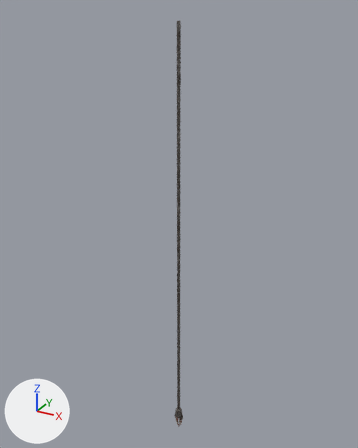
The Blender file blender projects/knife.blend, before and after one commit.
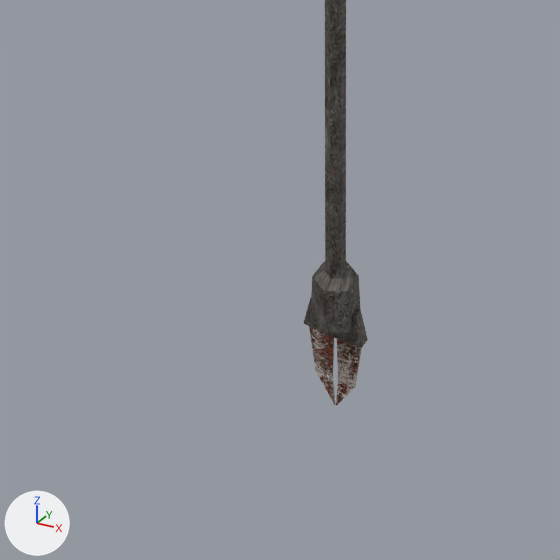
There are two pictures of each version: one whole from a 50 mm lens placed at (2.057, -3.733, 4.395), pointed at (-0.065, 0.124, 2.467), one close up on the part from 37% to 58% of the width and 83% to 100% of the height. The lights are fixed; the arrows at lower left show +X, +Y and +Z. The older version's two pictures come first.

Objects in the first close-up: 'dropper', 'knife L', 'knife R'.
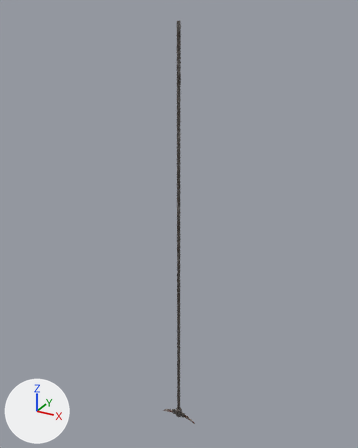
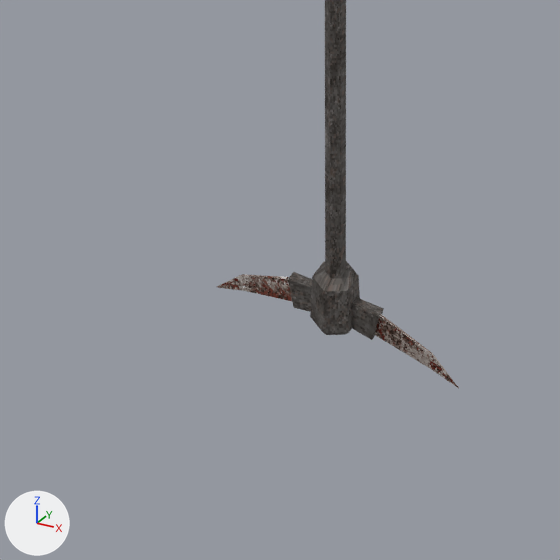
Commit message: knife in godot

Where the newer file only moved an object's origin or applied its transform, the numbers keep the older frame.

What changed in the scene script:
```text
Change me_cube_001:
    used by ob_knife_l; parent = ob_dropper; location = (-0.0163, 0.0, 0.211); rotation_euler = (0.0, -1.518, 0.0), in degrees (0, -87, 0); scale = (0.0507, 0.00929, 0.0234)
    remove me_cube_001.from_pydata(...)  # 17 vertices, 17 faces; spans x -4.08..0.0, y -1.0..1.0, z -1.14..1.36
    add me_cube_001.from_pydata(...)  # 17 vertices, 17 faces; spans x -1.52..0.45, y -1.0..1.0, z -0.25..8.3
    me_cube_001 part 1
    me_cube_001.vertices[0].co: (-1.13, -0.25, -0.68) -> (-0.58, -0.25, 2.2)
    me_cube_001.vertices[1].co: (-1.13, -0.25, 1.15) -> (0.23, -0.25, 2.65)
    me_cube_001.vertices[2].co: (-1.13, 0.25, -0.68) -> (-0.58, 0.25, 2.2)
    me_cube_001.vertices[3].co: (-1.13, 0.25, 1.15) -> (0.23, 0.25, 2.65)
    me_cube_001.vertices[4].co: (0.0, -0.75, -1.0) -> (-0.45, -0.75, -0.25)
    me_cube_001.vertices[5].co: (0.0, -0.75, 1.0) -> (0.45, -0.75, 0.25)  # pixel (310, 297) -> not seen
    me_cube_001.vertices[6].co: (0.0, 0.75, -1.0) -> (-0.45, 0.75, -0.25)
    me_cube_001.vertices[7].co: (0.0, 0.75, 1.0) -> (0.45, 0.75, 0.25)
    me_cube_001.vertices[8].co: (-1.13, 1.0, -0.9) -> (-0.68, 1.0, 2.14)
    me_cube_001.vertices[9].co: (-1.13, -1.0, -0.9) -> (-0.68, -1.0, 2.14)  # pixel (333, 337) -> pixel (293, 307)
    me_cube_001.vertices[10].co: (-1.13, -1.0, 1.36) -> (0.33, -1.0, 2.7)  # pixel (303, 323) -> pixel (287, 279)
    me_cube_001.vertices[11].co: (-1.13, 1.0, 1.36) -> (0.33, 1.0, 2.7)  # not seen -> pixel (293, 271)
    me_cube_001.vertices[12].co: (-2.98, 0.15, -0.82) -> (-1.1, 0.15, 6.06)  # pixel (333, 377) -> not seen
    me_cube_001.vertices[13].co: (-2.98, -0.15, -0.82) -> (-1.1, -0.15, 6.06)  # pixel (332, 378) -> pixel (244, 290)
    me_cube_001.vertices[14].co: (-2.98, -0.15, 0.43) -> (-0.54, -0.15, 6.37)  # pixel (315, 370) -> pixel (240, 275)
    me_cube_001.vertices[15].co: (-2.98, 0.15, 0.43) -> (-0.54, 0.15, 6.37)  # pixel (316, 369) -> pixel (241, 274)
    me_cube_001.vertices[16].co: (-4.08, 0.0, -1.14) -> (-1.52, 0.0, 8.3)  # pixel (335, 406) -> pixel (215, 287)
Change me_cube_002:
    used by ob_knife_r; parent = ob_dropper; location = (0.0163, 0.0, 0.211); rotation_euler = (0.0, 1.518, 0.0), in degrees (0, 87, 0); scale = (0.0507, 0.00929, 0.0234)
    remove me_cube_002.from_pydata(...)  # 17 vertices, 17 faces; spans x 0.0..4.08, y -1.0..1.0, z -1.14..1.36
    add me_cube_002.from_pydata(...)  # 17 vertices, 17 faces; spans x -0.45..1.52, y -1.0..1.0, z -0.25..8.3
    me_cube_002 part 2
    me_cube_002.vertices[0].co: (1.13, -0.25, -0.68) -> (0.58, -0.25, 2.2)  # not seen -> pixel (374, 334)
    me_cube_002.vertices[1].co: (1.13, -0.25, 1.15) -> (-0.23, -0.25, 2.65)  # not seen -> pixel (379, 315)
    me_cube_002.vertices[2].co: (1.13, 0.25, -0.68) -> (0.58, 0.25, 2.2)
    me_cube_002.vertices[3].co: (1.13, 0.25, 1.15) -> (-0.23, 0.25, 2.65)  # not seen -> pixel (381, 313)
    me_cube_002.vertices[4].co: (0.0, -0.75, -1.0) -> (0.45, -0.75, -0.25)
    me_cube_002.vertices[5].co: (0.0, -0.75, 1.0) -> (-0.45, -0.75, 0.25)  # pixel (356, 315) -> not seen
    me_cube_002.vertices[6].co: (0.0, 0.75, -1.0) -> (0.45, 0.75, -0.25)
    me_cube_002.vertices[7].co: (0.0, 0.75, 1.0) -> (-0.45, 0.75, 0.25)  # pixel (360, 309) -> not seen
    me_cube_002.vertices[8].co: (1.13, 1.0, -0.9) -> (0.68, 1.0, 2.14)
    me_cube_002.vertices[9].co: (1.13, -1.0, -0.9) -> (0.68, -1.0, 2.14)  # pixel (331, 336) -> pixel (371, 340)
    me_cube_002.vertices[10].co: (1.13, -1.0, 1.36) -> (-0.33, -1.0, 2.7)  # pixel (361, 347) -> pixel (377, 316)
    me_cube_002.vertices[11].co: (1.13, 1.0, 1.36) -> (-0.33, 1.0, 2.7)  # pixel (367, 339) -> pixel (383, 308)
    me_cube_002.vertices[12].co: (2.98, 0.15, -0.82) -> (1.1, 0.15, 6.06)  # pixel (338, 379) -> pixel (428, 366)
    me_cube_002.vertices[13].co: (2.98, -0.15, -0.82) -> (1.1, -0.15, 6.06)  # pixel (337, 380) -> pixel (428, 367)
    me_cube_002.vertices[14].co: (2.98, -0.15, 0.43) -> (0.54, -0.15, 6.37)  # pixel (354, 387) -> pixel (431, 354)
    me_cube_002.vertices[15].co: (2.98, 0.15, 0.43) -> (0.54, 0.15, 6.37)  # pixel (355, 385) -> pixel (432, 353)
    me_cube_002.vertices[16].co: (4.08, 0.0, -1.14) -> (1.52, 0.0, 8.3)  # pixel (335, 406) -> pixel (459, 389)
```

Pixel boxes (x1, y1, x2, y2) of what changed, in the close-ups (560 x 560 px):
'knife R', reshaped (203% wider, 7% shorter)
    before: (333, 308, 368, 406)
    after: (351, 297, 459, 388)
'knife L', reshaped (200% wider, 62% shorter)
    before: (304, 297, 335, 405)
    after: (217, 272, 312, 312)
